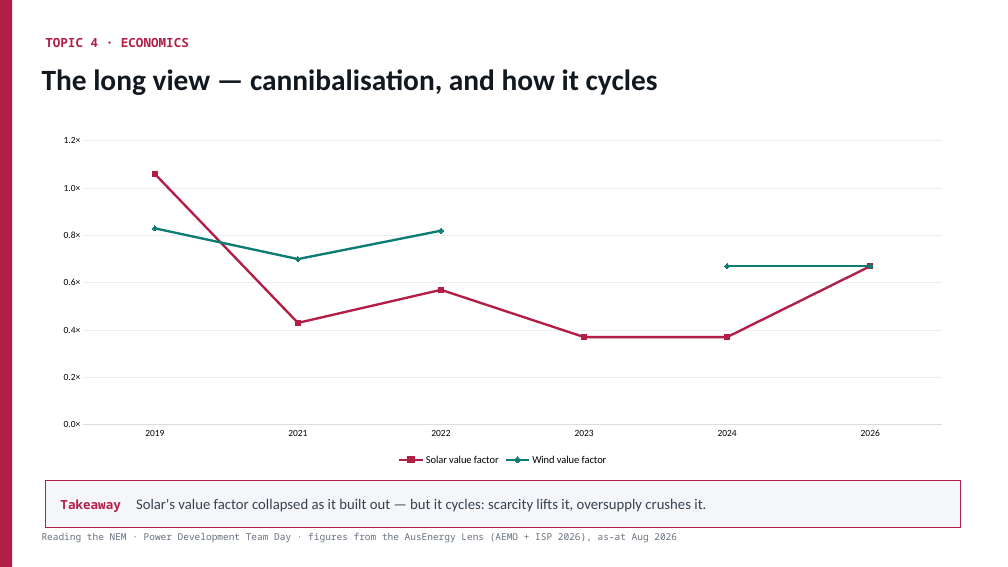
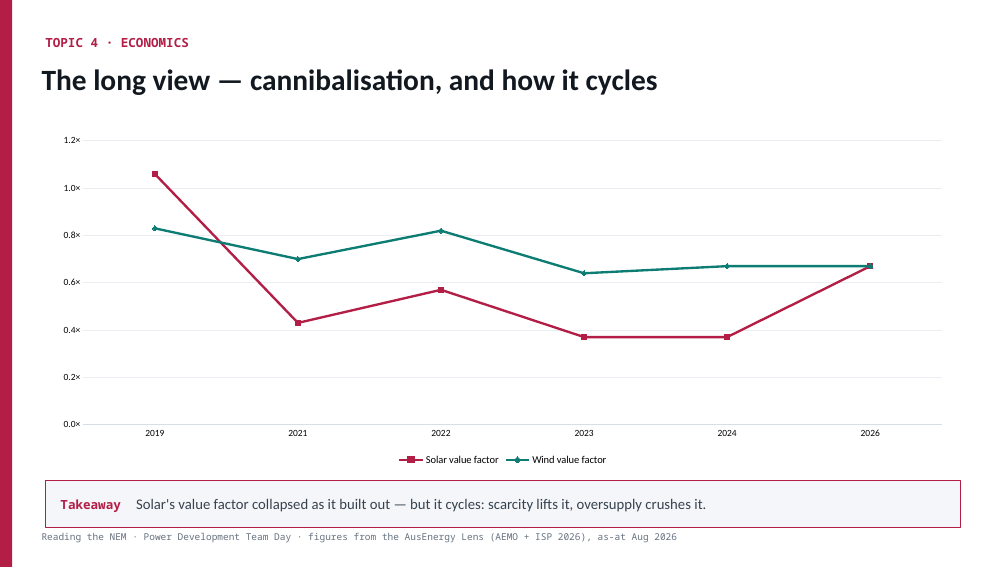
Before and after one commit to Travis-coder712/studio, a slide deck: slide 19 of nem-team-day/Reading-the-NEM-Team-Day.pptx. Drawn at 1008x567 pixels with LibreOffice and Linux fonts; fonts in the diff are those of the drawing. Boxes give left, top, right and bottom in pixels: in the first picture for what was removed or moved away, otherwise in the second. Text is boxed around its words. In the diff, an @@ line names an element or a change of style, - is before the commit and + after.

```diff
--- a/nem-team-day/Reading-the-NEM-Team-Day.pptx
+++ b/nem-team-day/Reading-the-NEM-Team-Day.pptx
@@ line chart at bbox=[45, 129, 960, 469] @@
@@ Wind value factor, 2023: - to 0.64 @@
```
Also in this commit, not shown: 1 other file.
